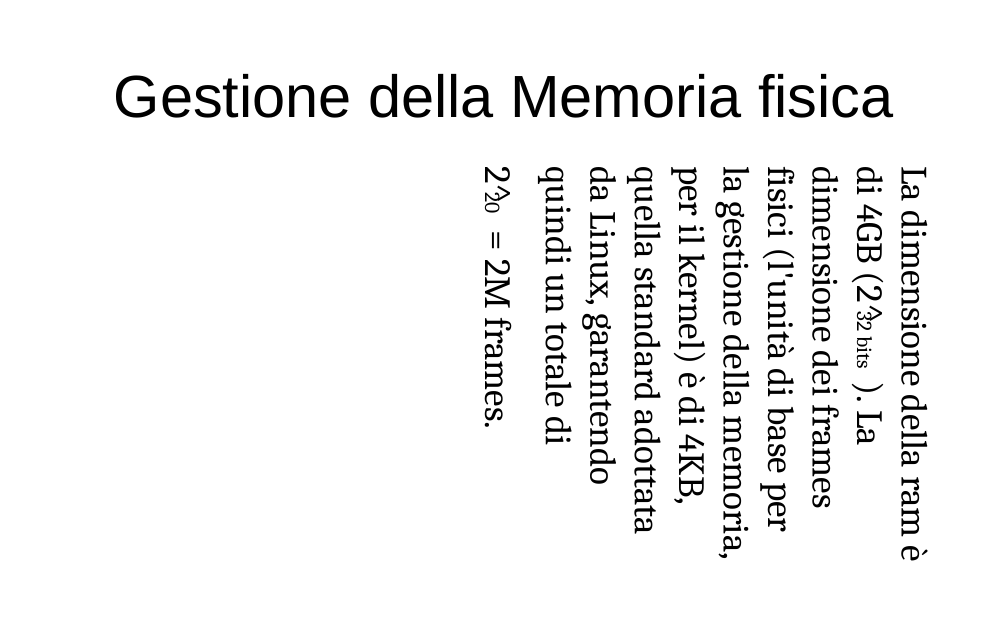
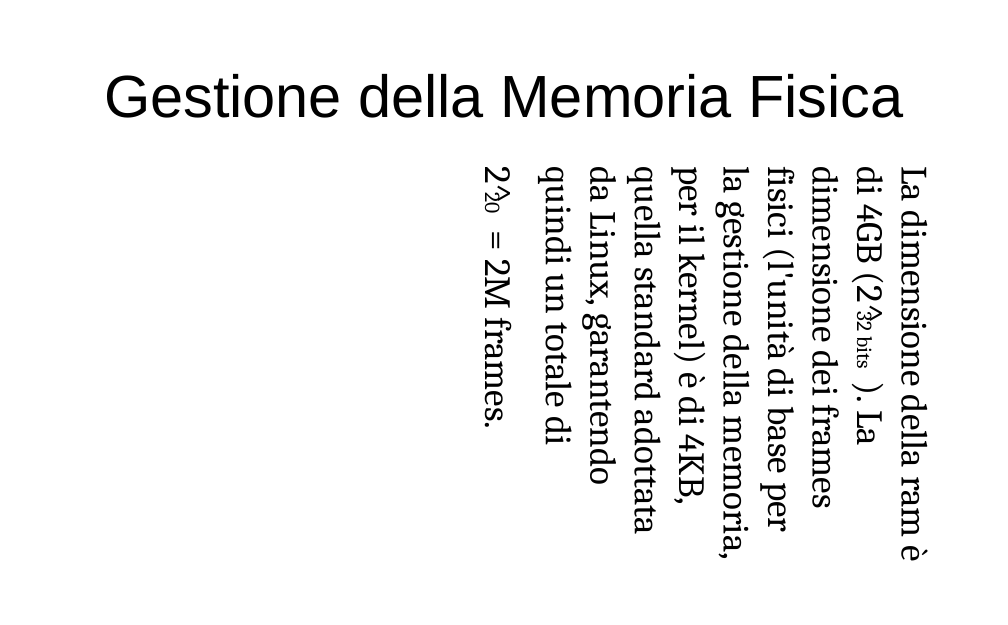
Before and after one commit to ProgrammazioneDiSistema2023-IA-ZZ/Group04, a slide deck: slide 4 of MentOS - Gestione Memoria.odp. Drawn at 1008x625 pixels with LibreOffice and Linux fonts; fonts in the diff are those of the drawing. Boxes give left, top, right and bottom in pixels: in the first picture for what was removed or moved away, otherwise in the second. Text is boxed around its words. In the diff, an @@ line names an element or a change of style, - is before the commit and + after.

Commit message:
Finita memoria fisica, aggiunto paging
Mancano Memory e segment descriptor

```diff
--- a/MentOS - Gestione Memoria.odp
+++ b/MentOS - Gestione Memoria.odp
@@ title at (x1=104, y1=74, x2=903, y2=118): text changed @@
-Gestione della Memoria fisica
+Gestione della Memoria Fisica
```
Also in this commit, not shown: 4 other slides changed, 14 slides added, 3 slides removed.
